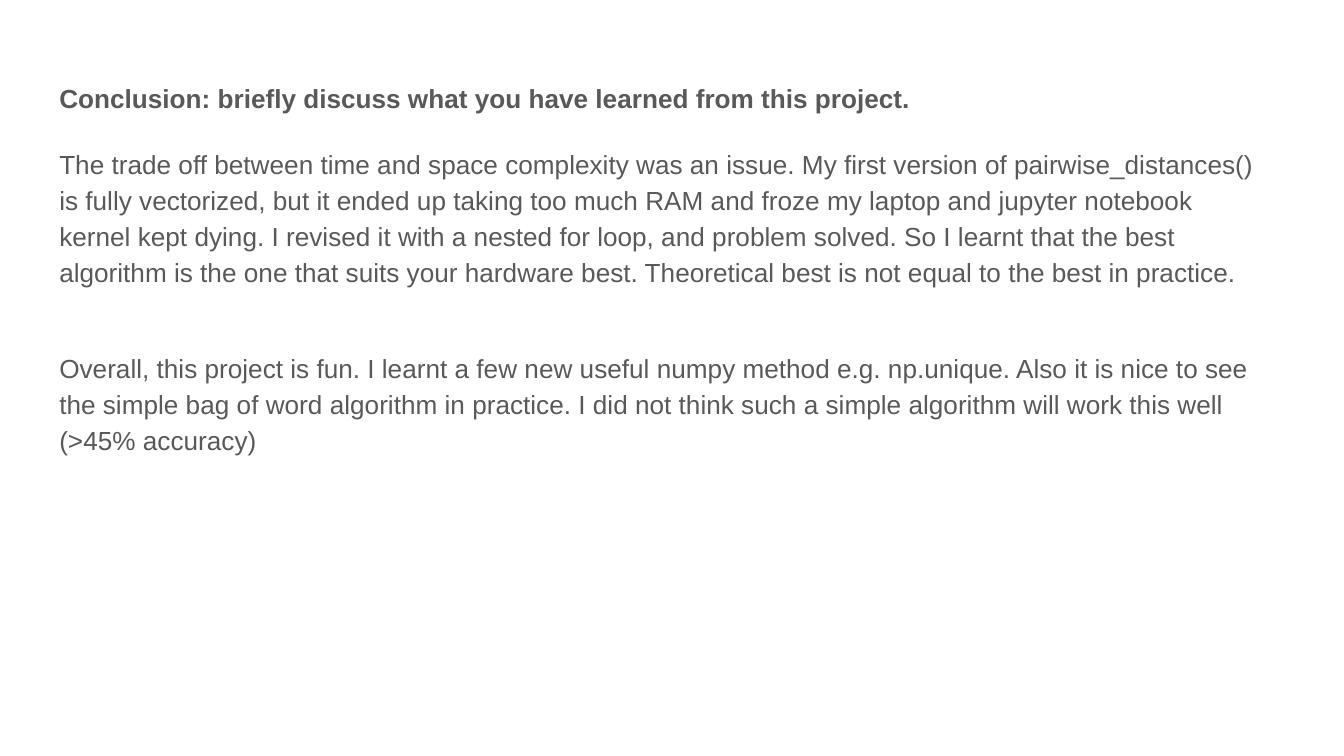
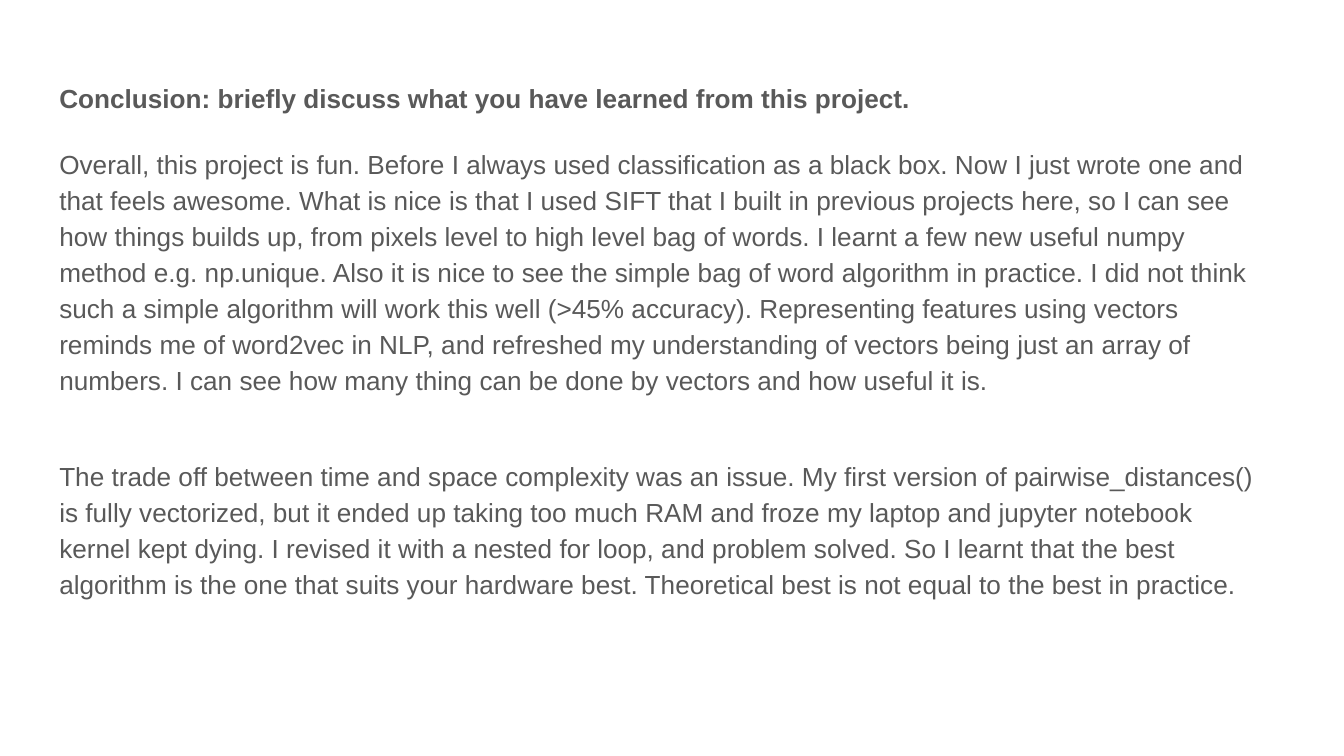
Before and after one commit to jielyugt/scene_recognition, a slide deck: slide 8 of proj5_template.pptx. Drawn at 1344x756 pixels with LibreOffice and Linux fonts; fonts in the diff are those of the drawing. Boxes give left, top, right and bottom in pixels: in the first picture for what was removed or moved away, otherwise in the second. Text is boxed around its words. In the diff, an @@ line names an element or a change of style, - is before the commit and + after.

```diff
--- a/proj5_template.pptx
+++ b/proj5_template.pptx
@@ text at <box>59,155,1246,396</box>: paragraph added @@
+Overall, this project is fun. Before I always used classification as a black box. Now I just wrote one and that feels awesome. What is nice is that I used SIFT that I built in previous projects here, so I can see how things builds up, from pixels level to high level bag of words. I learnt a few new useful numpy method e.g. np.unique. Also it is nice to see the simple bag of word algorithm in practice. I did not think such a simple algorithm will work this well (>45% accuracy). Representing features using vectors reminds me of word2vec in NLP, and refreshed my understanding of vectors being just an array of numbers. I can see how many thing can be done by vectors and how useful it is.
@@ text at <box>59,359,1247,456</box>: paragraph removed @@
-Overall, this project is fun. I learnt a few new useful numpy method e.g. np.unique. Also it is nice to see the simple bag of word algorithm in practice. I did not think such a simple algorithm will work this well (>45% accuracy)
```
Also in this commit, not shown: 1 other file.
